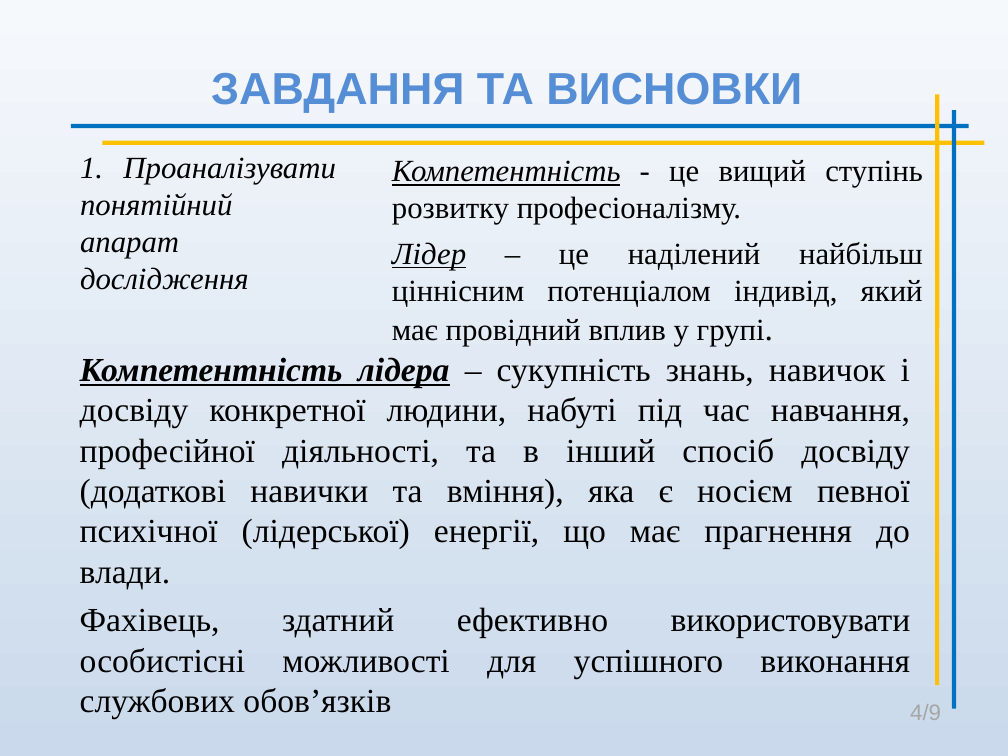
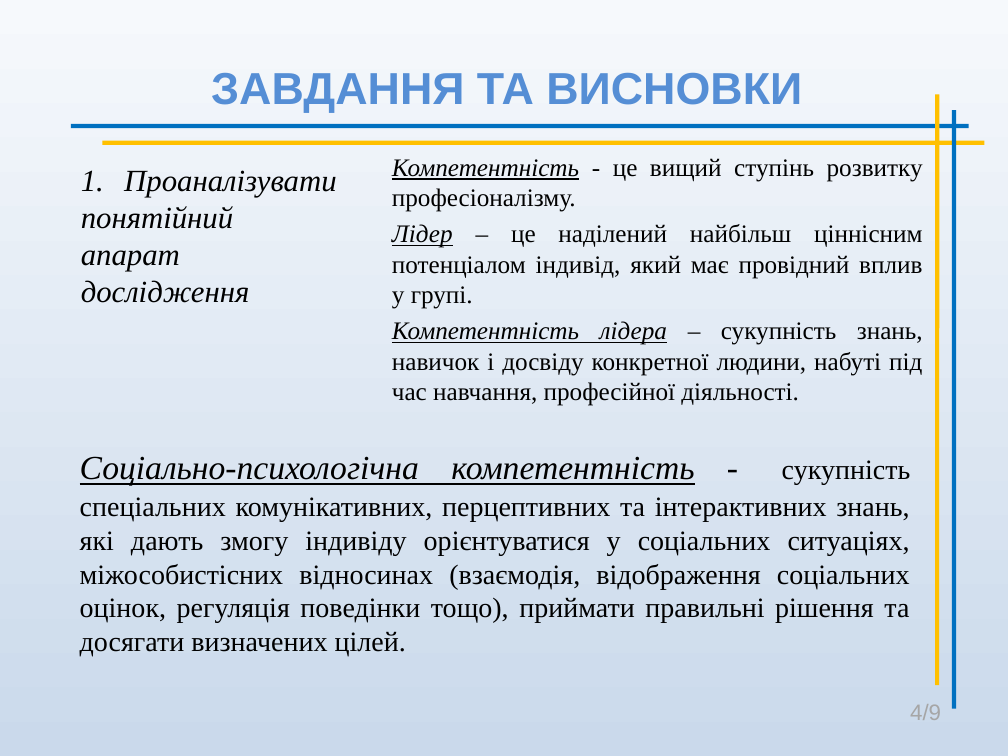
Before and after one commit to koliambrus/diploma, a slide deck: slide 4 of solomakhin.ppt. Drawn at 1008x756 pixels with LibreOffice and Linux fonts; fonts in the diff are those of the drawing. Boxes give left, top, right and bottom in pixels: in the first picture for what was removed or moved away, otherwise in the second. Text is boxed around its words. In the diff, an @@ line names an element or a change of style, - is before the commit and + after.

```diff
--- a/solomakhin.ppt
+++ b/solomakhin.ppt
@@ text "1. Проаналізувати понятійний апарат дослідження": place and size @@
-text "1. Проаналізувати понятійний апарат дослідження" at (80,157,335,290)
+text "1. Проаналізувати понятійний апарат дослідження" at (81,170,336,303)
@@ subtitle at (392,158,923,309): size 22 to 18 pt in "Компетентність - це вищий ступінь розвитку професіоналізму.", "Лідер – це наділений найбільш ціннісним потенціалом ..."; size 24 to 18 pt in "групі."; less space between paragraphs @@
@@ subtitle at (392,321,923,406): paragraph added @@
+Компетентність лідера – сукупність знань, навичок і досвіду конкретної людини, набуті під час навчання, професійної діяльності.
@@ text at (80,456,911,656): text changed; size 24 to 20 pt @@
-Компетентність лідера – сукупність знань, навичок і досвіду конкретної людини, набуті під час навчання, професійної діяльності, та в інший спосіб досвіду (додаткові навички та вміння), яка є носієм певної психічної (лідерської) енергії, що має прагнення до влади.
-Фахівець, здатний ефективно використовувати особистісні можливості для успішного виконання службових обов’язків
+Соціально-психологічна компетентність - сукупність спеціальних комунікативних, перцептивних та інтерактивних знань, які дають змогу індивіду орієнтуватися у соціальних ситуаціях, міжособистісних відносинах (взаємодія, відображення соціальних оцінок, регуляція поведінки тощо), приймати правильні рішення та досягати визначених цілей.
```
Also in this commit, not shown: 3 other slides changed, 3 other files.
